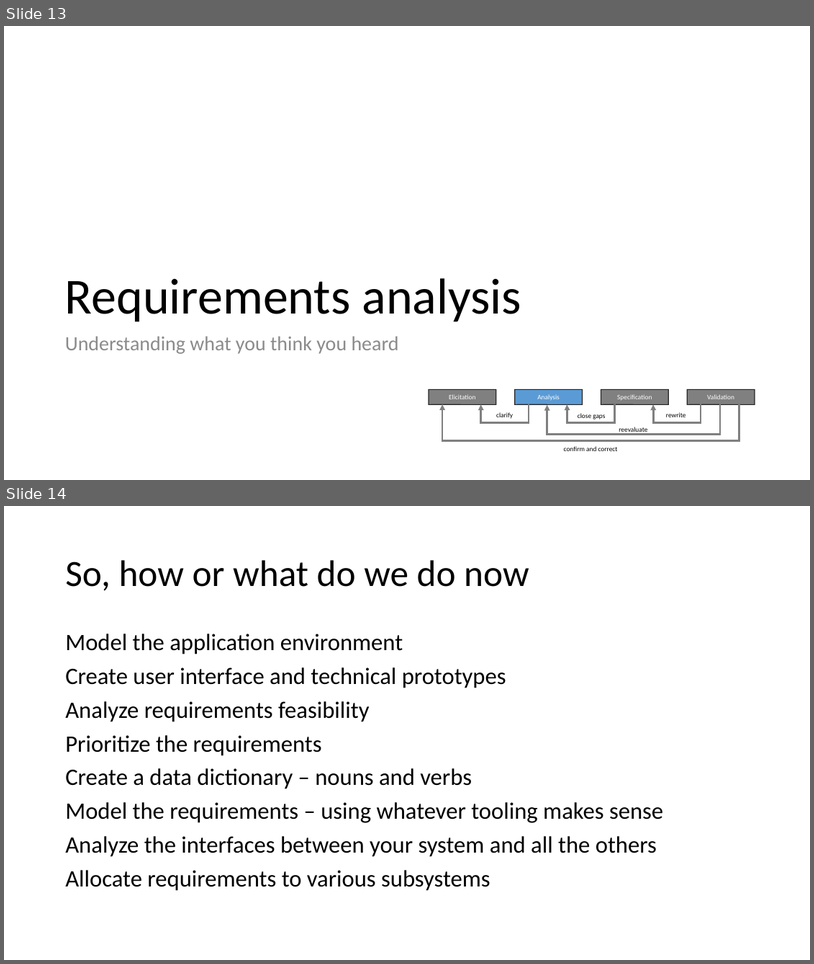
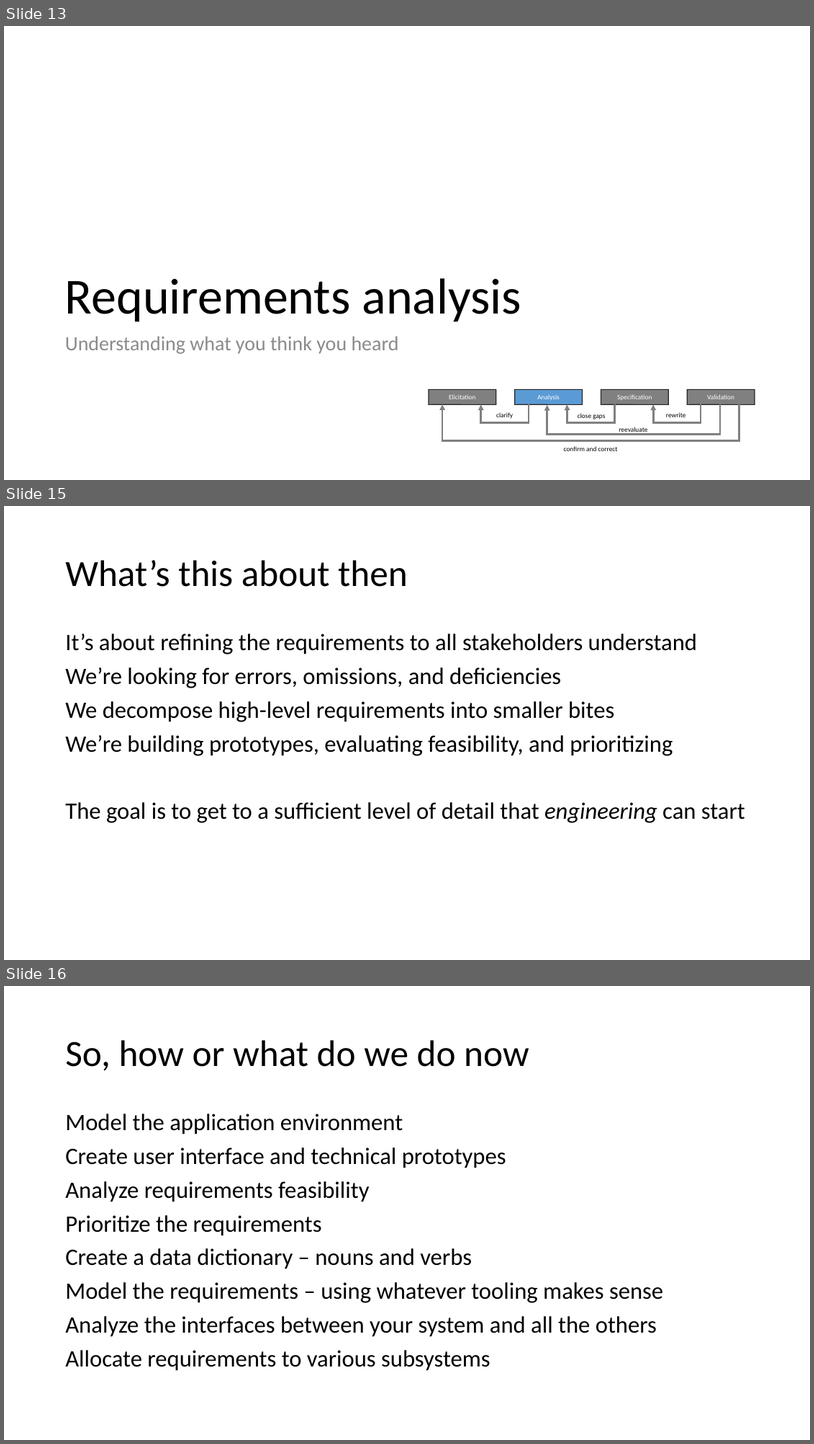
Before and after one commit to MengshanChen/SU_CPSC_5100_18FQ, a slide deck: lectures/Elicitation.pptx. Shown one above the other, each under a label of ours: slides 13 and 14 before the commit, slides 13, 15 and 16 after it; the slides between them are not shown. The pictures are 814x964 and 814x1444 pixels, drawn with LibreOffice and Linux fonts; fonts in the diff are those of the drawing. Boxes give left, top, right and bottom in pixels: in the first picture for what was removed or moved away, otherwise in the second. Text is boxed around its words. In the diff, an @@ line names an element or a change of style, - is before the commit and + after.

```diff
--- a/lectures/Elicitation.pptx
+++ b/lectures/Elicitation.pptx
@@ slide 15 added at [4,506,810,960], background #FFFFFF @@
@@ title added at [65,560,408,587], 44 pt, text #000000 @@
+What’s this about then
@@ text added at [65,633,746,823], 28 pt, text #000000 @@
+It’s about refining the requirements to all stakeholders understand
+We’re looking for errors, omissions, and deficiencies
+We decompose high-level requirements into smaller bites
+We’re building prototypes, evaluating feasibility, and prioritizing
+The goal is to get to a sufficient level of detail that engineering can start
@@ what was slide 14 is now slide 16 @@
```
Also in this commit, not shown: 1 slide changed, 7 other slides added, 3 other files.
